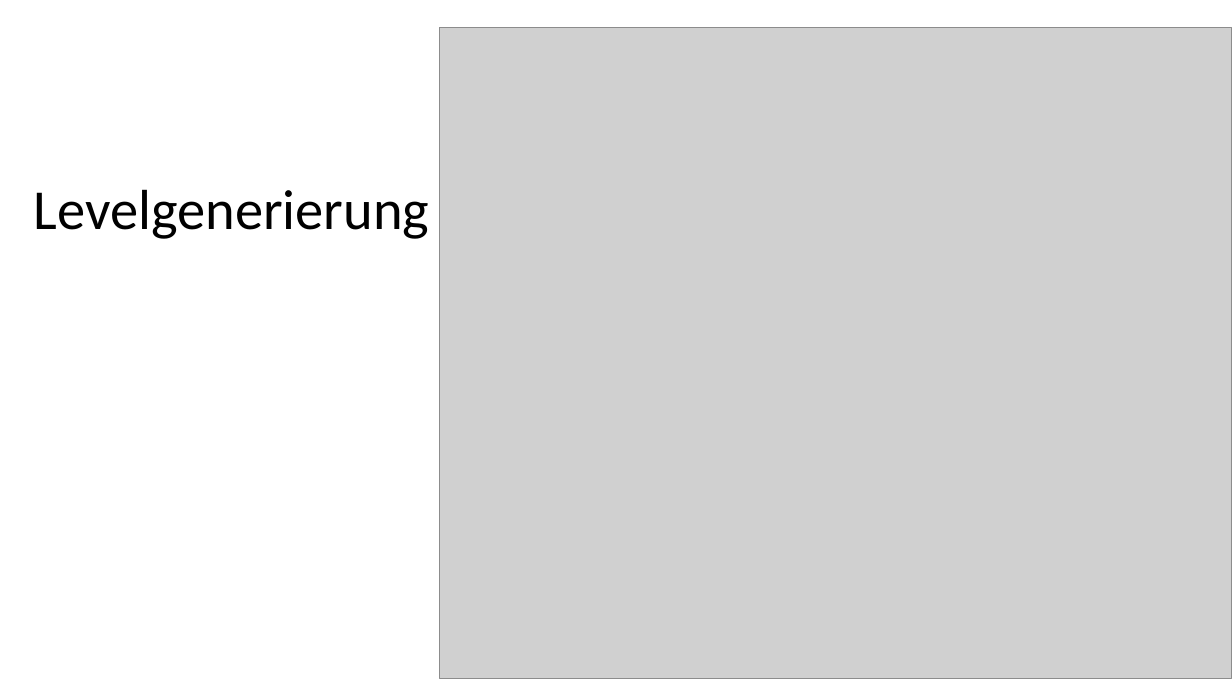
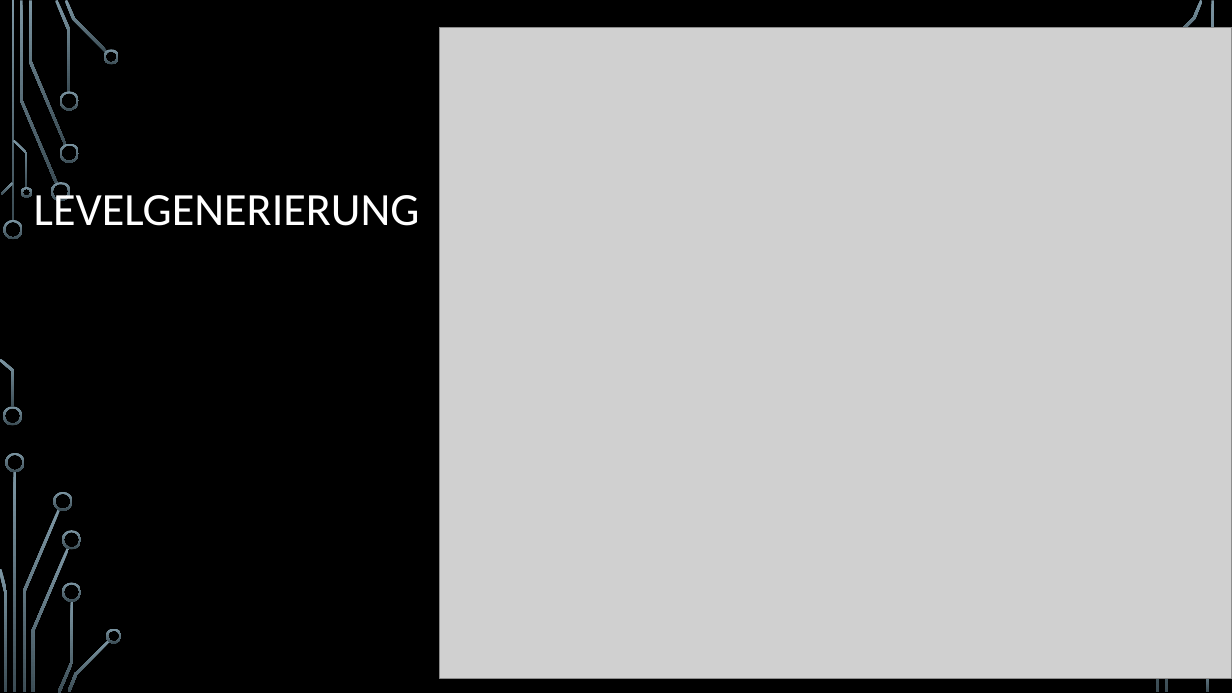
Before and after one commit to nielsq/CreativeNonSense, a slide deck: slide 8 of 12-Skymensions-JanzenQuanzJonetzko.pptx. Drawn at 1232x693 pixels with LibreOffice and Linux fonts; fonts in the diff are those of the drawing; grey boxes stand for pictures; background and template pictures are left out. Boxes give left, top, right and bottom in pixels: in the first picture for what was removed or moved away, otherwise in the second. Text is boxed around its words. In the diff, an @@ line names an element or a change of style, - is before the commit and + after.

Commit message:
Präsi Design

```diff
--- a/12-Skymensions-JanzenQuanzJonetzko.pptx
+++ b/12-Skymensions-JanzenQuanzJonetzko.pptx
@@ background #FFFFFF to picture (left out) @@
@@ title at [34, 187, 420, 226]: text changed; size 44 to 36 pt; text colour #000000 to #FFFFFF @@
-Levelgenerierung
+LEVELGENERIERUNG
@@ group added at [0, 0, 1214, 693]: 28 freeform shapes, 3 rectangles @@
```
Also in this commit, not shown: 12 other slides changed.
